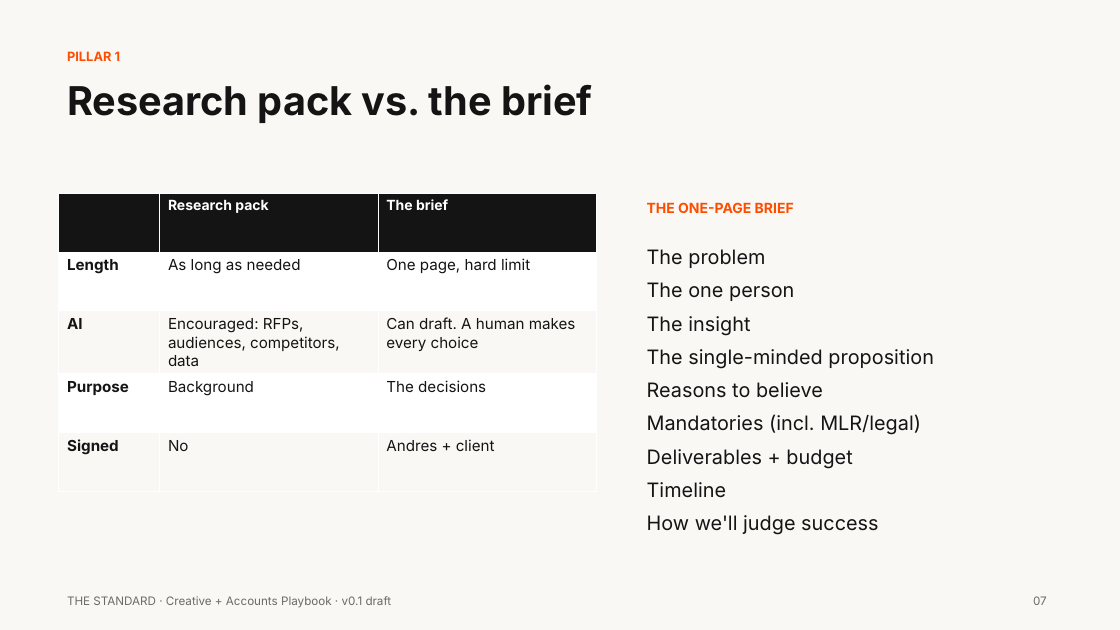
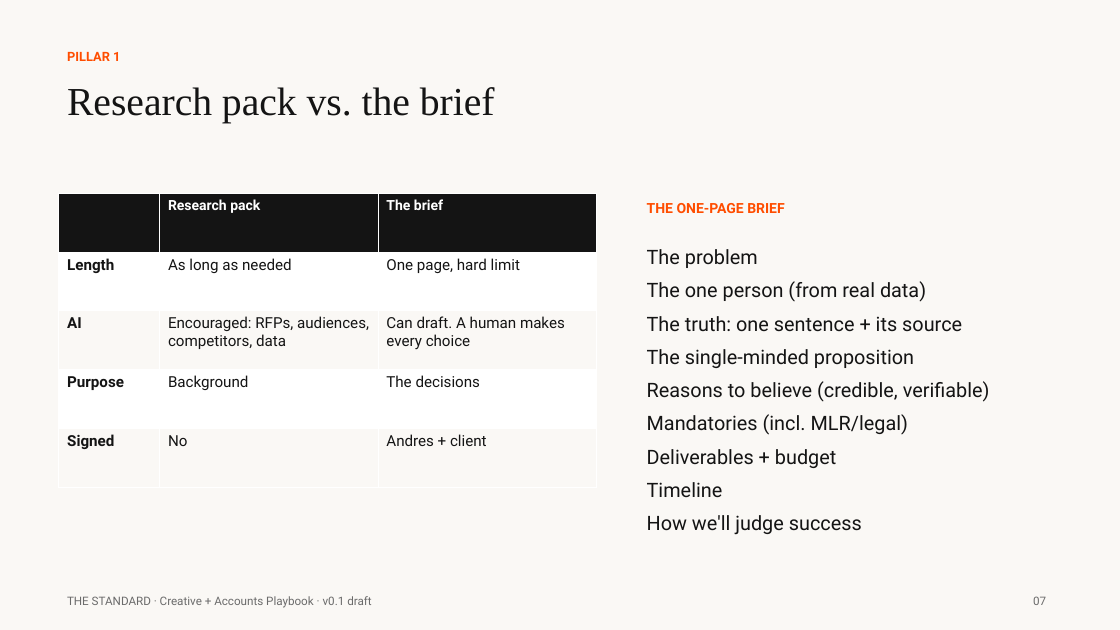
Before and after one commit to ThinkFabianCreative/CreativeEngine, a slide deck: slide 7 of agency-ops/The_Standard_v0.1.pptx. Drawn at 1120x630 pixels with LibreOffice and Linux fonts; fonts in the diff are those of the drawing. Boxes give left, top, right and bottom in pixels: in the first picture for what was removed or moved away, otherwise in the second. Text is boxed around its words. In the diff, an @@ line names an element or a change of style, - is before the commit and + after.

```diff
--- a/agency-ops/The_Standard_v0.1.pptx
+++ b/agency-ops/The_Standard_v0.1.pptx
@@ text "Research pack vs. the brief" at [67, 87, 495, 123]: font Inter to Times New Roman, bold off @@
@@ table at [59, 193, 597, 487] @@
@@ font Inter to Roboto @@
@@ font Inter to Roboto in 3 elements at [67, 52, 120, 61], [67, 596, 371, 608], [647, 203, 784, 213] @@
@@ text at [647, 249, 909, 535]: font Inter to Roboto in "The problem", "The single-minded proposition", "Mandatories (incl. MLR/legal)", "Deliverables + budget" and 2 more places @@
@@ text at [647, 281, 962, 332]: text changed; font Inter to Roboto @@
-The one person
-The insight
+The one person (from real data)
+The truth: one sentence + its source
@@ text at [647, 381, 990, 402]: text changed; font Inter to Roboto @@
-Reasons to believe
+Reasons to believe (credible, verifiable)
```
Also in this commit, not shown: 23 other slides changed, 9 slides added, 1 slide removed, 7 other files.
